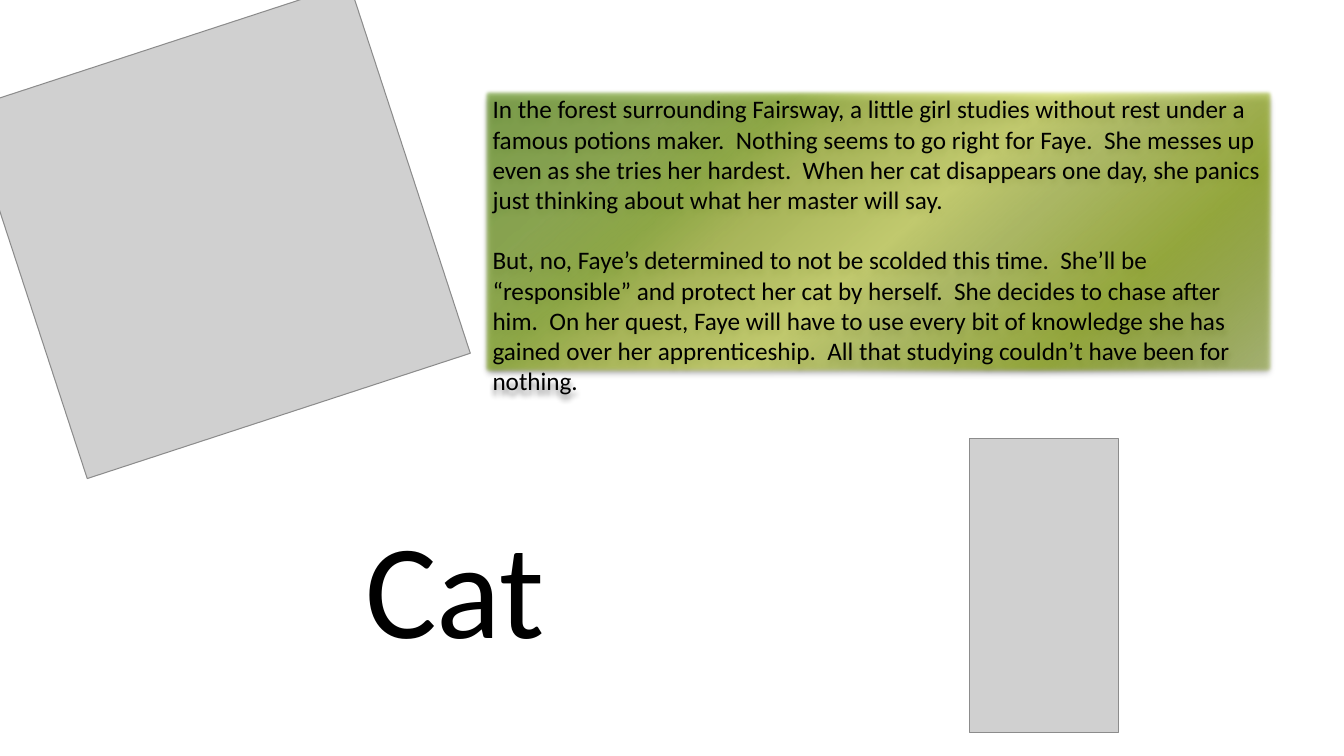
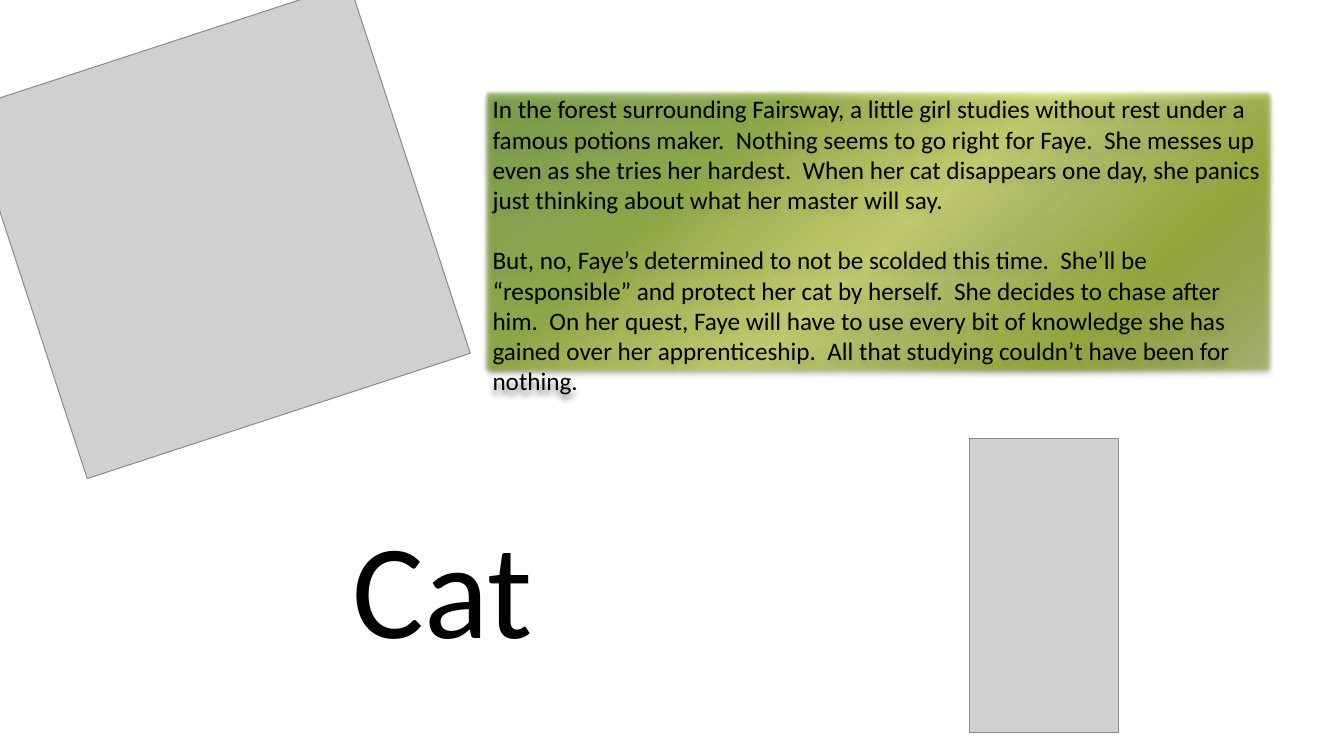
Before and after one commit to crikoskie/CS117-RikoskieCourtney, a slide deck: slide 1 of documents/Game Flyer.pptx. Drawn at 1344x756 pixels with LibreOffice and Linux fonts; fonts in the diff are those of the drawing; grey boxes stand for pictures; background and template pictures are left out. Boxes give left, top, right and bottom in pixels: in the first picture for what was removed or moved away, otherwise in the second. Text is boxed around its words. In the diff, an @@ line names an element or a change of style, - is before the commit and + after.

```diff
--- a/documents/Game Flyer.pptx
+++ b/documents/Game Flyer.pptx
@@ text "Cat": place and size @@
-text "Cat" at box(365, 550, 545, 639)
+text "Cat" at box(353, 550, 533, 639)
```
Also in this commit, not shown: 1 other file.
